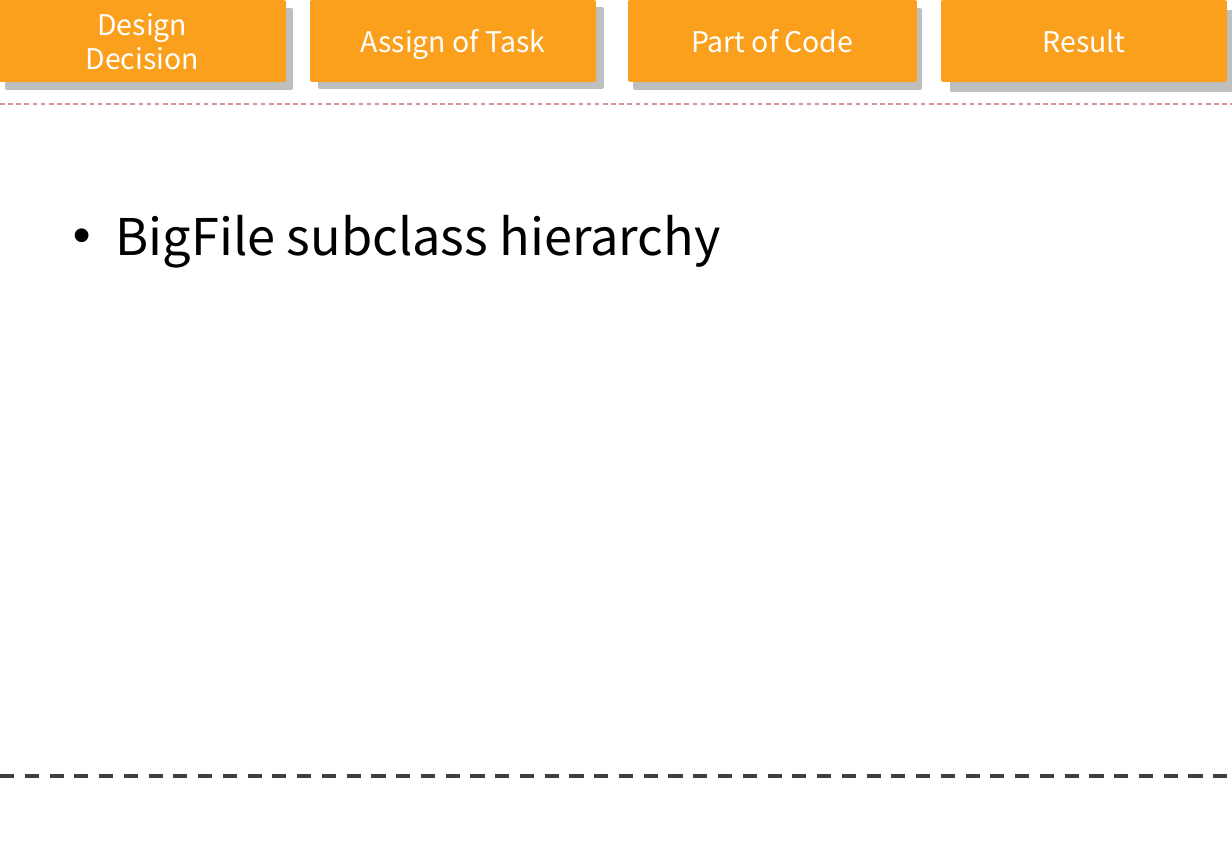
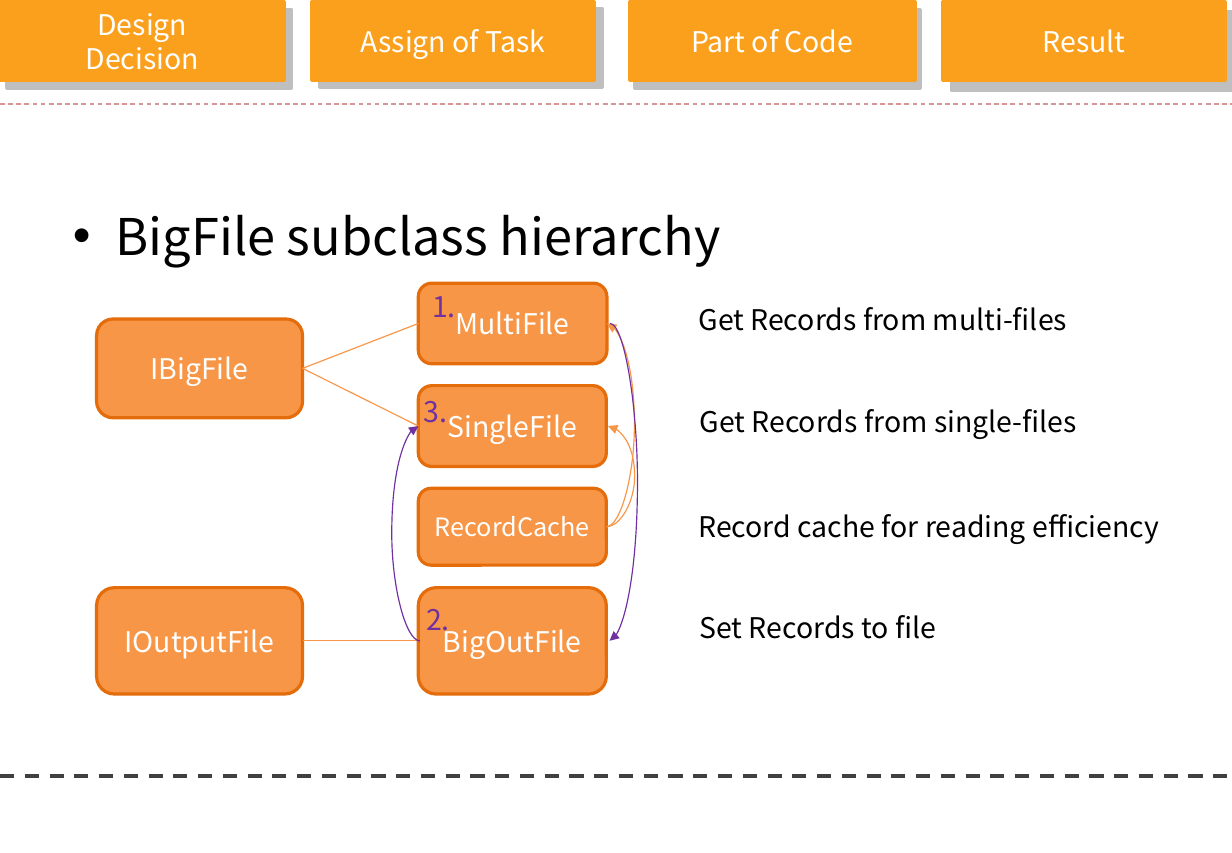
Before and after one commit to clover3/orange, a slide deck: slide 10 of Document/orange_progress.pptx (slide 9 before the commit). Drawn at 1232x853 pixels with LibreOffice and Linux fonts; fonts in the diff are those of the drawing; background and template pictures are left out. Boxes give left, top, right and bottom in pixels: in the first picture for what was removed or moved away, otherwise in the second. Text is boxed around its words. In the diff, an @@ line names an element or a change of style, - is before the commit and + after.

Commit message:
# edit ppt

```diff
--- a/Document/orange_progress.pptx
+++ b/Document/orange_progress.pptx
@@ rounded rectangle added at [419,283,607,364], fill #F79646, outline #E46C0A 2 pt, 18 pt, text #FFFFFF @@
+MultiFile
@@ text added at [432,296,456,317], 18 pt, text #7030A0 @@
+1.
@@ rounded rectangle added at [97,320,303,419], fill #F79646, outline #E46C0A 2 pt, 18 pt, text #FFFFFF @@
+IBigFile
@@ line added from (303, 369) to (419, 323), #F79646 0.75 pt @@
@@ curved arrow added from (606, 527) to (607, 323), #F79646 0.75 pt @@
@@ curved arrow added from (611, 323) to (610, 642), #7030A0 0.75 pt @@
@@ text added at [698,307,1067,331], 18 pt, text #000000 @@
+Get Records from multi-files
@@ line added from (303, 369) to (419, 427), #F79646 0.75 pt @@
@@ rounded rectangle added at [419,386,606,466], fill #F79646, outline #E46C0A 2 pt, 18 pt, text #FFFFFF @@
+SingleFile
@@ text added at [423,401,447,423], 18 pt, text #7030A0 @@
+3.
@@ text added at [700,409,1077,439], 18 pt, text #000000 @@
+Get Records from single-files
@@ curved arrow added from (420, 642) to (419, 427), #7030A0 0.75 pt @@
@@ curved arrow added from (606, 527) to (609, 427), #F79646 0.75 pt @@
@@ rounded rectangle added at [419,488,606,565], fill #F79646, outline #E46C0A 2 pt, 16 pt, text #FFFFFF @@
+RecordCache
@@ text added at [698,514,1159,544], 18 pt, text #000000 @@
+Record cache for reading efficiency
@@ rounded rectangle added at [97,588,303,695], fill #F79646, outline #E46C0A 2 pt, 18 pt, text #FFFFFF @@
+IOutputFile
@@ rounded rectangle added at [419,588,606,695], fill #F79646, outline #E46C0A 2 pt, 18 pt, text #FFFFFF @@
+BigOutFile
@@ text added at [426,609,450,638], 18 pt, text #7030A0 @@
+2.
@@ text added at [700,615,936,639], 18 pt, text #000000 @@
+Set Records to file
@@ line added from (303, 642) to (419, 642), #F79646 0.75 pt @@
```
Also in this commit, not shown: 2 slides added.
